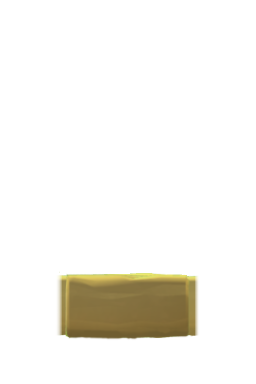
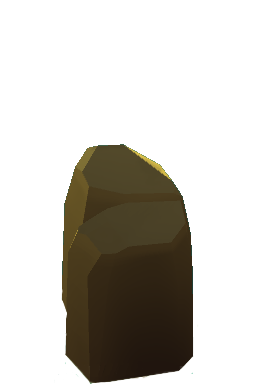
Layer changes from the first 256 × 384 image to the second:
showed "Pasted Layer #1", painted on it over bbox(54, 144, 199, 384)
added layer "Layer #19" above "Layer #3" over bbox(65, 229, 199, 380)
hid "Layer #5", painted on it over bbox(61, 273, 191, 353)
hid "Layer #16", painted on it over bbox(59, 271, 199, 378)
hid "Layer #7", painted on it over bbox(56, 272, 199, 359)
